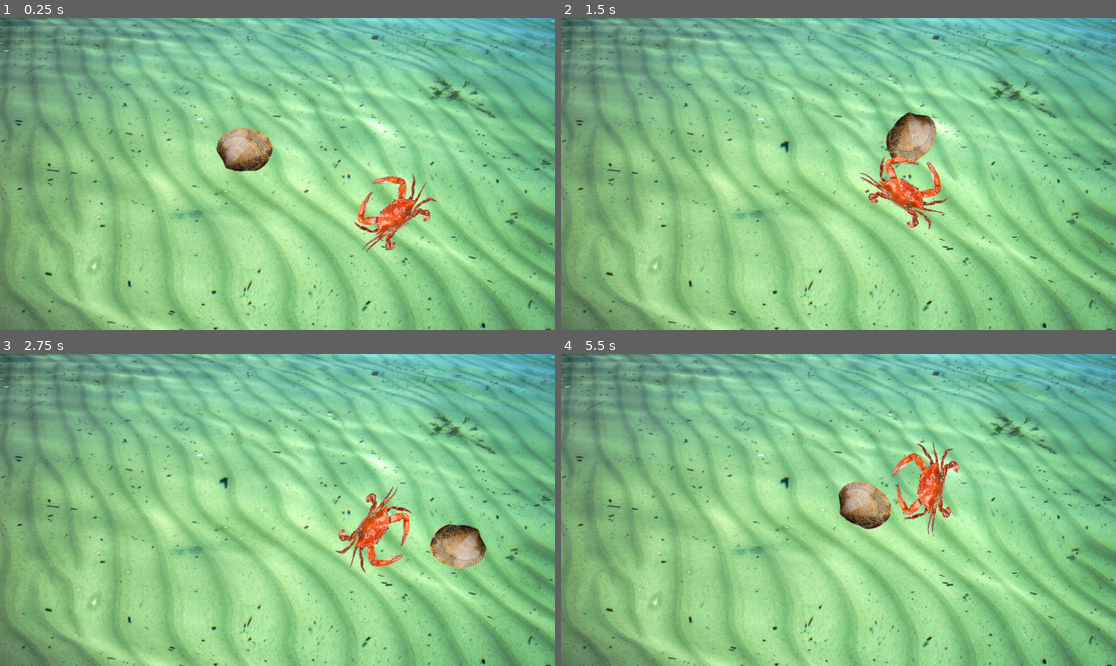
Above: before the commit, frames 1-4 (two rows, left to right).
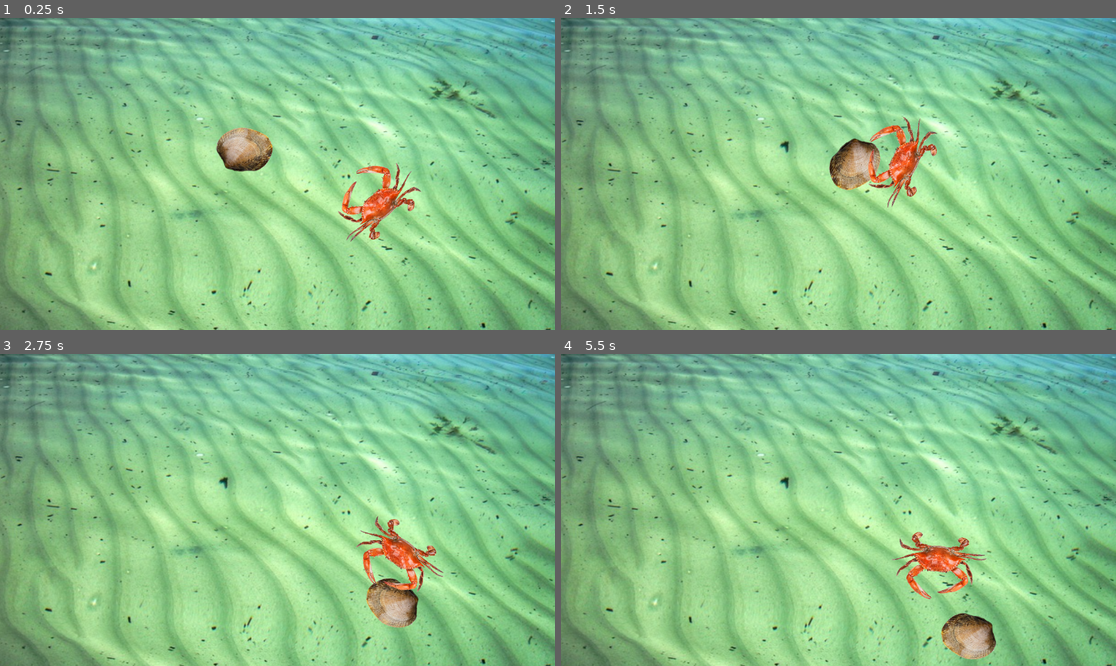
Above: after the commit, the same moments.

Repository: WilliamAHoffman/TestGame
Game: Godot game, scene res://Scenes/root.tscn
Two runs of this game, one before a commit and one after it. Both use one fixed random seed, a clock stepped at 60 frames per second and the inputs below.
Inputs (mouse positions are in pixels of both pictures, inside the frame that each line leads up to):
- Up to frame 1 (0.25 s): no input
- Up to frame 2 (1.5 s): move the mouse to (960, 158) at 0.52 s; hold D (right) 0.53-1.28 s; right-click (960, 158) at 0.6 s; move the mouse to (727, 189) at 1.27 s; hold S (down) from 1.28 s (still down); right-click (727, 189) at 1.35 s
- Up to frame 3 (2.75 s): move the mouse to (333, 441) at 2.02 s; release S (down) at 2.03 s; hold D (right) from 2.03 s (still down); right-click (333, 441) at 2.1 s
- Up to frame 4 (5.5 s): move the mouse to (810, 572) at 2.77 s; release D (right) at 2.78 s; hold W (up) 2.78-3.53 s; right-click (810, 572) at 2.85 s; move the mouse to (1005, 556) at 3.52 s; hold A (left) 3.53-5.03 s; right-click (1005, 556) at 3.6 s; move the mouse to (672, 463) at 4.27 s; right-click (672, 463) at 4.35 s; move the mouse to (866, 510) at 5.02 s; hold S (down) from 5.03 s (still down); right-click (866, 510) at 5.1 s

The runs differ from the first frame. In frame 1, 2.1% of the frame differs, in the area x 60-79%, y 46-76%; in frame 2, 3.8%; in frame 3, 4.5%; in frame 4, 4.9%, in the area x 49-79%, y 27-98%.

Commit message:
added dash ability

Diff:
--- a/Scenes/Player.tscn
+++ b/Scenes/Player.tscn
@@ -8,9 +8,11 @@
 [sub_resource type="CircleShape2D" id="CircleShape2D_2cbde"]
 radius = 40.0
 
-[node name="ClamPlayer" type="CharacterBody2D" node_paths=PackedStringArray("movement")]
+[node name="ClamPlayer" type="CharacterBody2D" node_paths=PackedStringArray("movement", "dashTimer")]
 script = ExtResource("1_ndnxt")
 movement = NodePath("Movement")
+dashTimer = NodePath("DashTimer")
+dashLength = 0.7
 
 [node name="Sprite2D" type="Sprite2D" parent="."]
 scale = Vector2(0.586387, 0.729167)
@@ -21,9 +23,14 @@
 
 [node name="Movement" type="Node2D" parent="." node_paths=PackedStringArray("characterBody2D")]
 script = ExtResource("3_d36fh")
-speedMult = 200
+speed = 200
 characterBody2D = NodePath("..")
+dashSpeed = 600
 
 [node name="CollisionCheck" type="Node2D" parent="."]
 script = ExtResource("4_hr4in")
 entityType = "player"
+
+[node name="DashTimer" type="Timer" parent="."]
+process_mode = 3
+one_shot = true
--- a/Scenes/crab.tscn
+++ b/Scenes/crab.tscn
@@ -13,6 +13,7 @@
 movement = NodePath("Movement")
 
 [node name="CrabSprite" type="Sprite2D" parent="."]
+position = Vector2(0, -17)
 scale = Vector2(0.27038, 0.255793)
 texture = ExtResource("1_lg6v3")
 
@@ -21,7 +22,7 @@
 
 [node name="Movement" type="Node2D" parent="." node_paths=PackedStringArray("characterBody2D")]
 script = ExtResource("3_o7bqw")
-speedMult = 100
+speed = 200
 characterBody2D = NodePath("..")
 
 [node name="CollisionCheck" type="Node2D" parent="."]
--- a/Scripts/Movement.gd
+++ b/Scripts/Movement.gd
@@ -1,11 +1,16 @@
 extends Node2D
 class_name Movement
 
-@export var speedMult: int
+@export var speed: int
 @export var characterBody2D: CharacterBody2D
 var direction: Vector2
+var isDashing = false
+@export var dashSpeed: int
 
 func _physics_process(delta):
 	direction = direction.normalized()
-	direction *= speedMult
+	if isDashing:
+		direction *= dashSpeed
+	else:
+		direction *= speed
 	characterBody2D.velocity = direction
--- a/Scripts/Player.gd
+++ b/Scripts/Player.gd
@@ -1,6 +1,8 @@
 extends CharacterBody2D
 
 @export var movement: Movement
+@export var dashTimer: Timer
+@export var dashLength: float
 
 func move():
 	movement.direction = Vector2.ZERO
@@ -25,9 +27,17 @@
 	var mouse_local = Vector2(target_position.x - entity_position.x, target_position.y - entity_position.y)
 	global_rotation = mouse_local.angle()
 
+func dashAbility():
+	if Input.is_action_just_pressed("dash") && !movement.isDashing && dashTimer.time_left == 0:
+		movement.isDashing = true
+		dashTimer.start()
+	elif dashTimer.time_left < dashLength:
+		movement.isDashing = false
 
 func _process(delta):
-	move()
+	if !movement.isDashing:
+		move()
+	dashAbility()
 	playerRotation()
 
 func _physics_process(delta):
--- a/project.godot
+++ b/project.godot
@@ -20,20 +20,34 @@
 up={
 "deadzone": 0.5,
 "events": [Object(InputEventKey,"resource_local_to_scene":false,"resource_name":"","device":-1,"window_id":0,"alt_pressed":false,"shift_pressed":false,"ctrl_pressed":false,"meta_pressed":false,"pressed":false,"keycode":0,"physical_keycode":87,"key_label":0,"unicode":119,"echo":false,"script":null)
+, Object(InputEventKey,"resource_local_to_scene":false,"resource_name":"","device":-1,"window_id":0,"alt_pressed":false,"shift_pressed":false,"ctrl_pressed":false,"meta_pressed":false,"pressed":false,"keycode":0,"physical_keycode":4194320,"key_label":0,"unicode":0,"echo":false,"script":null)
 ]
 }
 down={
 "deadzone": 0.5,
 "events": [Object(InputEventKey,"resource_local_to_scene":false,"resource_name":"","device":-1,"window_id":0,"alt_pressed":false,"shift_pressed":false,"ctrl_pressed":false,"meta_pressed":false,"pressed":false,"keycode":0,"physical_keycode":83,"key_label":0,"unicode":115,"echo":false,"script":null)
+, Object(InputEventKey,"resource_local_to_scene":false,"resource_name":"","device":-1,"window_id":0,"alt_pressed":false,"shift_pressed":false,"ctrl_pressed":false,"meta_pressed":false,"pressed":false,"keycode":0,"physical_keycode":4194322,"key_label":0,"unicode":0,"echo":false,"script":null)
 ]
 }
 left={
 "deadzone": 0.5,
 "events": [Object(InputEventKey,"resource_local_to_scene":false,"resource_name":"","device":-1,"window_id":0,"alt_pressed":false,"shift_pressed":false,"ctrl_pressed":false,"meta_pressed":false,"pressed":false,"keycode":0,"physical_keycode":65,"key_label":0,"unicode":97,"echo":false,"script":null)
+, Object(InputEventKey,"resource_local_to_scene":false,"resource_name":"","device":-1,"window_id":0,"alt_pressed":false,"shift_pressed":false,"ctrl_pressed":false,"meta_pressed":false,"pressed":false,"keycode":0,"physical_keycode":4194319,"key_label":0,"unicode":0,"echo":false,"script":null)
 ]
 }
 right={
 "deadzone": 0.5,
 "events": [Object(InputEventKey,"resource_local_to_scene":false,"resource_name":"","device":-1,"window_id":0,"alt_pressed":false,"shift_pressed":false,"ctrl_pressed":false,"meta_pressed":false,"pressed":false,"keycode":0,"physical_keycode":68,"key_label":0,"unicode":100,"echo":false,"script":null)
+, Object(InputEventKey,"resource_local_to_scene":false,"resource_name":"","device":-1,"window_id":0,"alt_pressed":false,"shift_pressed":false,"ctrl_pressed":false,"meta_pressed":false,"pressed":false,"keycode":0,"physical_keycode":4194321,"key_label":0,"unicode":0,"echo":false,"script":null)
 ]
 }
+dash={
+"deadzone": 0.5,
+"events": [Object(InputEventMouseButton,"resource_local_to_scene":false,"resource_name":"","device":-1,"window_id":0,"alt_pressed":false,"shift_pressed":false,"ctrl_pressed":false,"meta_pressed":false,"button_mask":2,"position":Vector2(166, 12),"global_position":Vector2(170, 53),"factor":1.0,"button_index":2,"canceled":false,"pressed":true,"double_click":false,"script":null)
+]
+}
+shoot={
+"deadzone": 0.5,
+"events": [Object(InputEventMouseButton,"resource_local_to_scene":false,"resource_name":"","device":-1,"window_id":0,"alt_pressed":false,"shift_pressed":false,"ctrl_pressed":false,"meta_pressed":false,"button_mask":1,"position":Vector2(216, 18),"global_position":Vector2(220, 59),"factor":1.0,"button_index":1,"canceled":false,"pressed":true,"double_click":false,"script":null)
+]
+}
